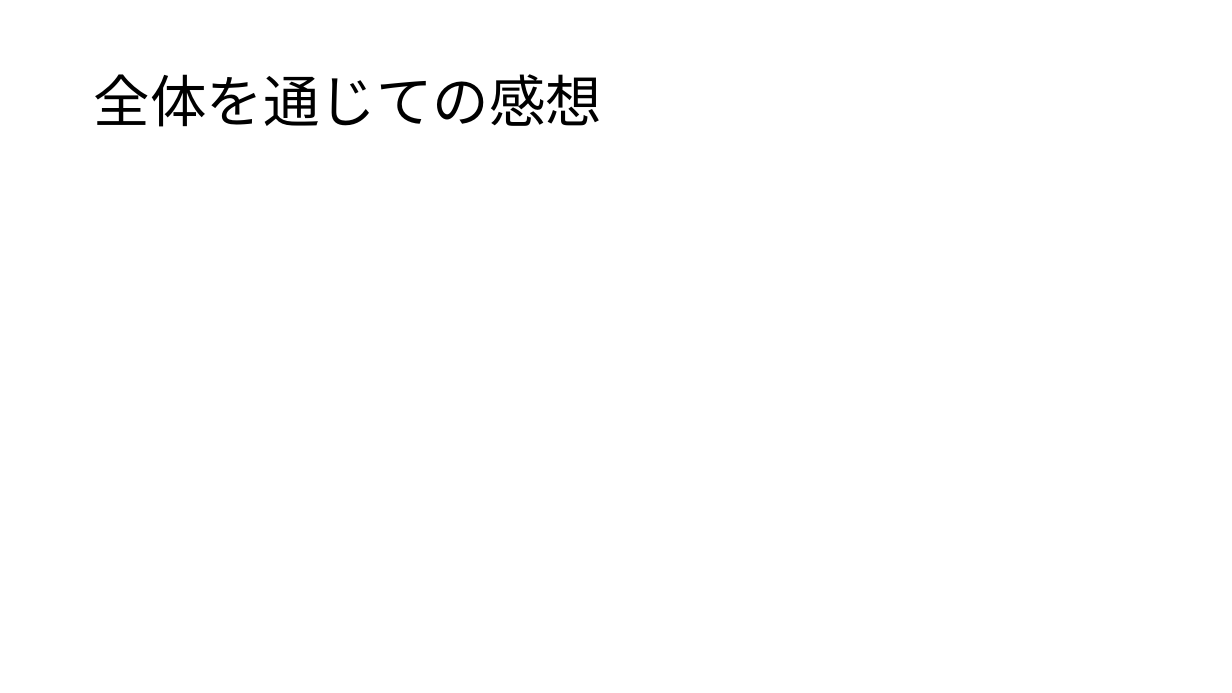
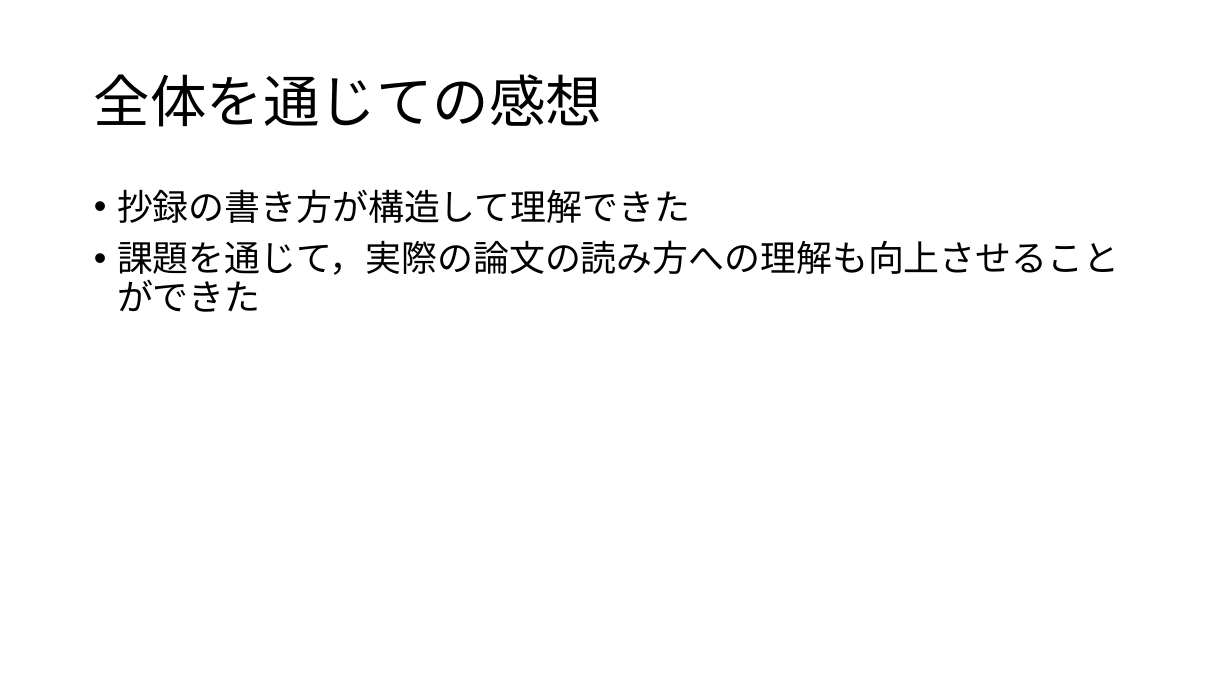
Before and after one commit to DenDen047/reports, a slide deck: slide 6 of information_media_B/abstract/submit.pptx (slide 5 before the commit). Drawn at 1232x693 pixels with LibreOffice and Linux fonts; fonts in the diff are those of the drawing. Boxes give left, top, right and bottom in pixels: in the first picture for what was removed or moved away, otherwise in the second. Text is boxed around its words. In the diff, an @@ line names an element or a change of style, - is before the commit and + after.

```diff
--- a/information_media_B/abstract/submit.pptx
+++ b/information_media_B/abstract/submit.pptx
@@ text added at [117, 189, 1119, 312], 28 pt, text #000000 @@
+• 抄録の書き方が構造して理解できた
+• 課題を通じて，実際の論文の読み方への理解も向上させることができた
```
Also in this commit, not shown: 1 other slide changed, 1 slide added.
